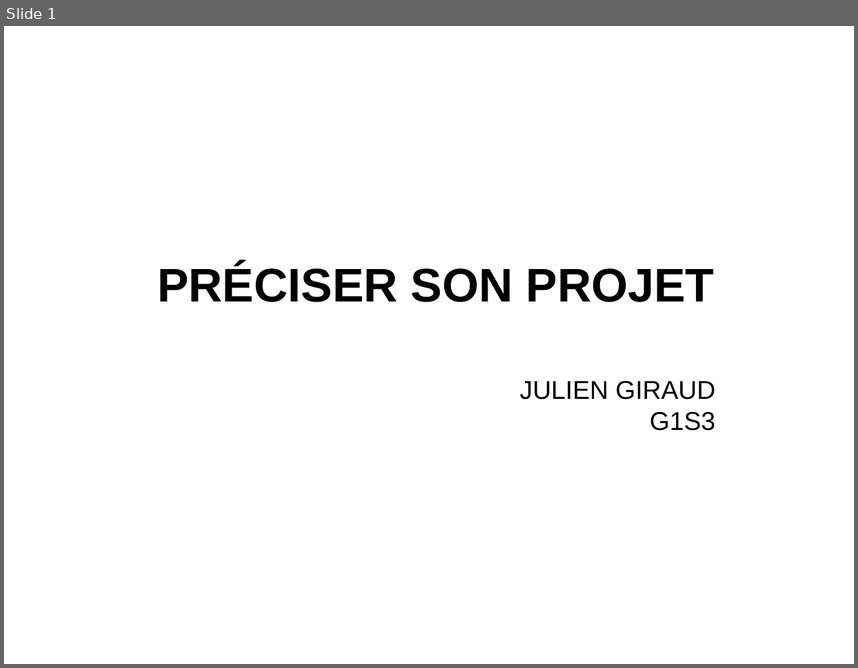
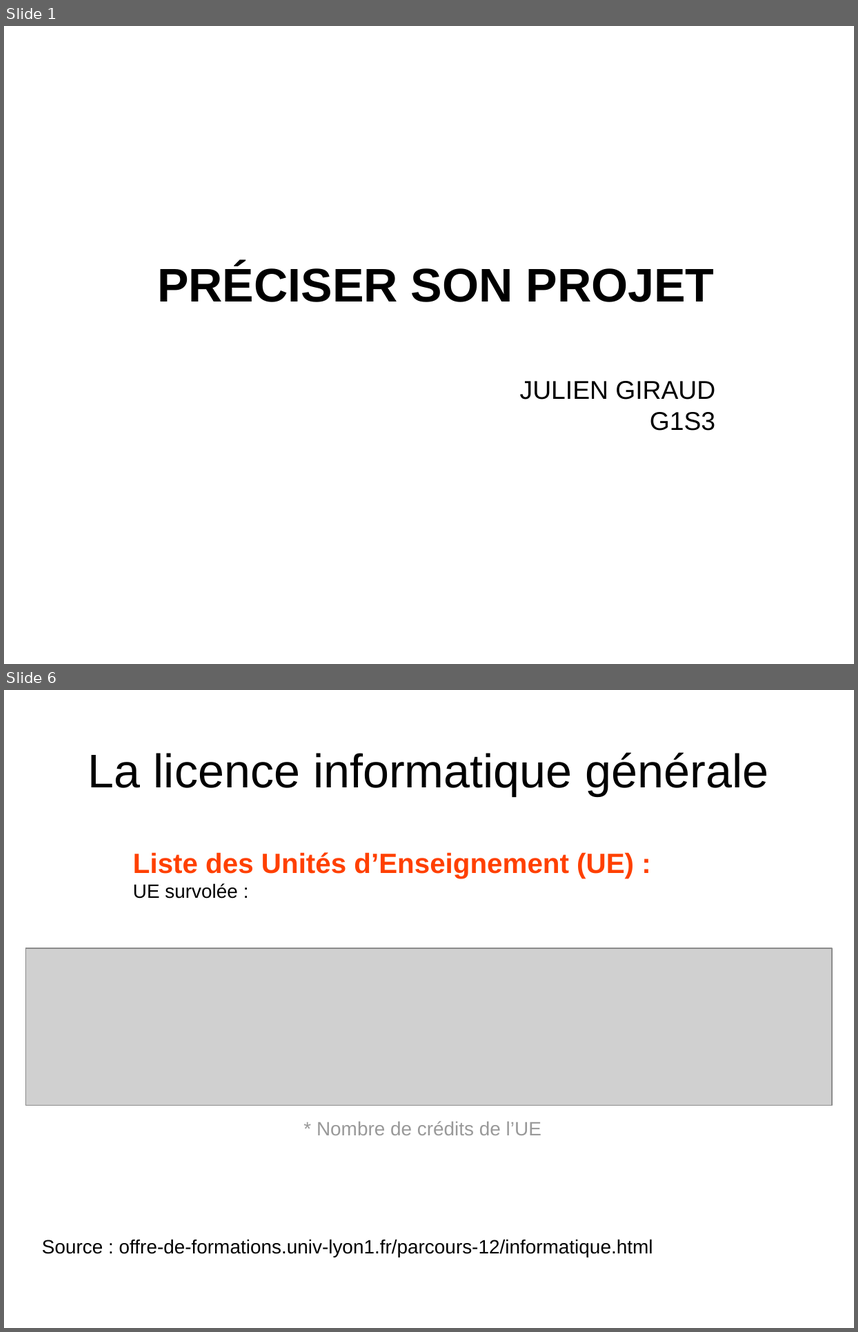
Before and after one commit to hana69200/Cours, a slide deck: S3/Com - PPP/PPP.odp. Shown one above the other, each under a label of ours: slide 1 before the commit, slides 1 and 6 after it; the slides between them are not shown. The pictures are 858x668 and 858x1332 pixels, drawn with LibreOffice and Linux fonts; fonts in the diff are those of the drawing; grey boxes stand for pictures. Boxes give left, top, right and bottom in pixels: in the first picture for what was removed or moved away, otherwise in the second. Text is boxed around its words. In the diff, an @@ line names an element or a change of style, - is before the commit and + after.

```diff
--- a/S3/Com - PPP/PPP.odp
+++ b/S3/Com - PPP/PPP.odp
@@ slide 6 added at (4, 690, 854, 1328), background #FFFFFF @@
@@ title added at (88, 752, 769, 796), 44 pt, text #000000 @@
+La licence informatique générale
@@ text added at (133, 852, 634, 898), 26 pt, text #FF4000, bold @@
+Liste des Unités d’Enseignement (UE) :
+UE survolée :
@@ picture added at (26, 949, 833, 1106) @@
@@ text added at (317, 1121, 542, 1135), 18 pt, text #999999 @@
+* Nombre de crédits de l’UE
@@ text added at (42, 1239, 653, 1256), 18 pt, text #000000 @@
+Source : offre-de-formations.univ-lyon1.fr/parcours-12/informatique.html
```
Also in this commit, not shown: 3 slides changed, 2 other slides added, 3 other files.
